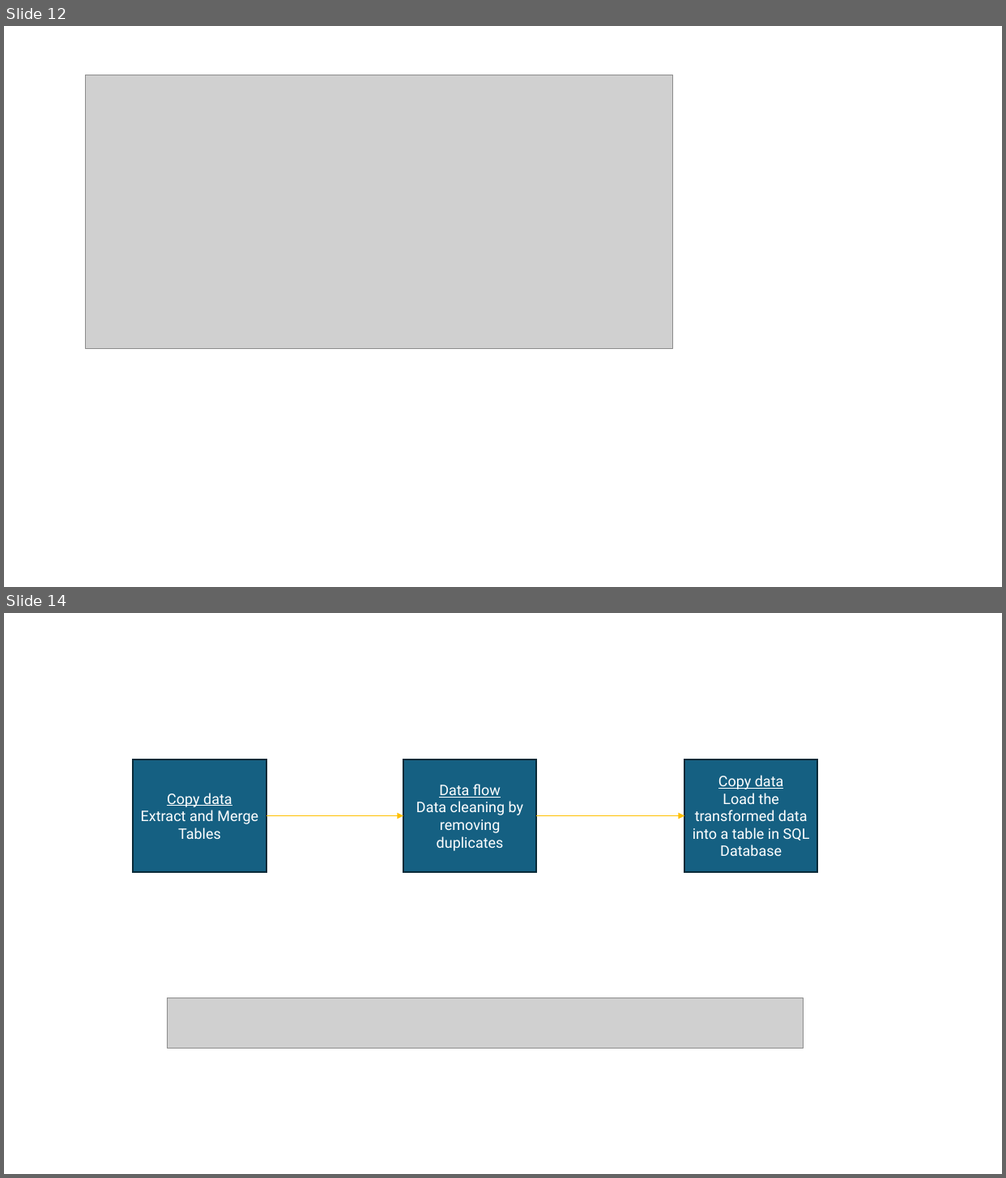
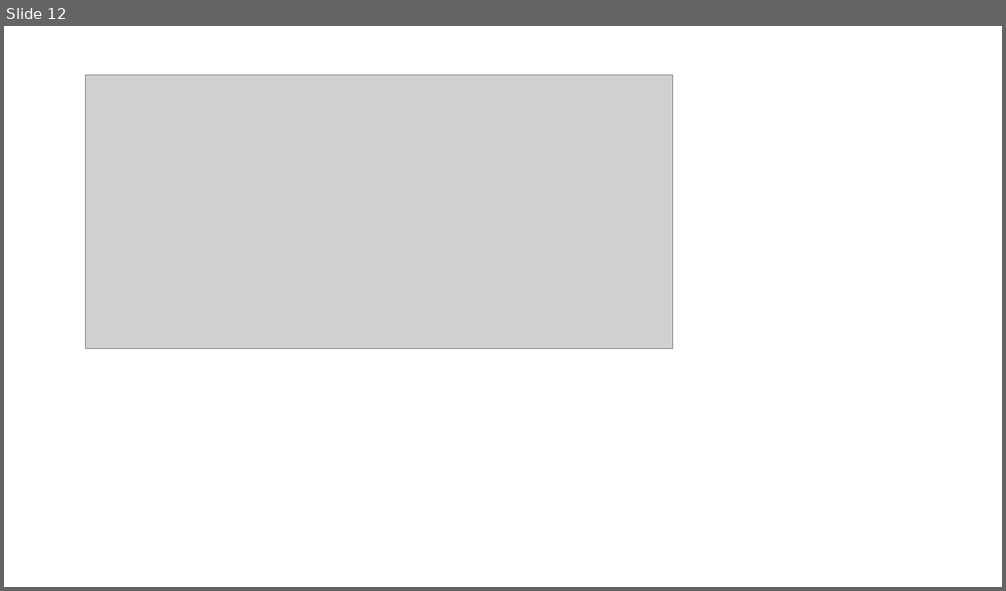
Before and after one commit to HiImPian/DEA_Rockfeather, a slide deck: DEA_solution.pptx. Shown one above the other, each under a label of ours: slides 12 and 14 before the commit, slide 12 after it; the slides between them are not shown. The pictures are 1006x1178 and 1006x591 pixels, drawn with LibreOffice and Linux fonts; fonts in the diff are those of the drawing; grey boxes stand for pictures. Boxes give left, top, right and bottom in pixels: in the first picture for what was removed or moved away, otherwise in the second. Text is boxed around its words. In the diff, an @@ line names an element or a change of style, - is before the commit and + after.

```diff
--- a/DEA_solution.pptx
+++ b/DEA_solution.pptx
@@ slide 14 removed at box(4, 613, 1002, 1174), background #FFFFFF @@
@@ rectangle removed at box(133, 760, 266, 872) @@
-Copy data
-Extract and Merge Tables
@@ rectangle removed at box(404, 760, 537, 872) @@
-Data flow
-Data cleaning by removing duplicates
@@ rectangle removed at box(684, 760, 818, 872) @@
-Copy data
-Load the transformed data into a table in SQL Database
@@ arrow removed from (266, 815) to (404, 815) @@
@@ arrow removed from (536, 815) to (684, 815) @@
@@ picture removed at box(167, 999, 803, 1048) @@
```
Also in this commit, not shown: 9 slides added, 1 other slide removed, 10 other files.
